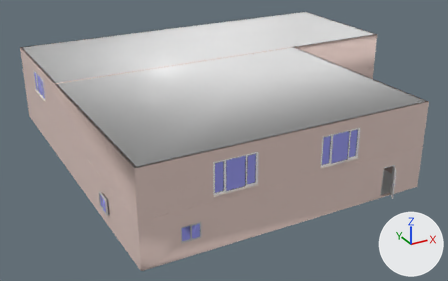
The FBX model Smartfox Metavers Client/Assets/Models/batiment 1.fbx, before and after one commit.
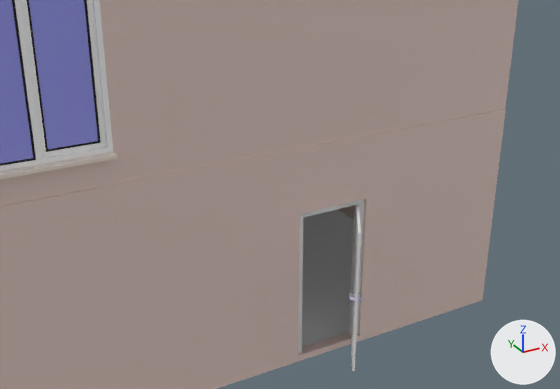
Each version is shown whole from a camera (50 mm lens) standing at (-20.29, -40.0, 19.76) and looking at (1.17, -0.99, 0.25), then close up from a camera (50 mm lens) standing at (1.46, -21.14, 6.28) and looking at (5.9, -13.06, 2.25). The axes (+X, +Y, +Z) are drawn at lower right. The lights are the same throughout. Vertices at the same position are counted once.

Script lines for the objects in view, before the commit:
```python
me_ceiling_003 = bpy.data.meshes.new('Ceiling.003')
me_ceiling_003.from_pydata(...)  # 16463 vertices, 31704 faces; spans x -10.9..18.3, y -13.4..13.4, z 0.3..6.5
me_ceiling_003.materials.append(mat_ceiling_material)  # white #e7e7e7
me_ceiling_003.materials.append(mat_floor_material)  # white #e7e7e7
me_ceiling_003.materials.append(mat_wall_material)  # white #e7cfc7
me_ceiling_003.materials.append(mat_door_material)  # white #e7e7e7
me_ceiling_003.materials.append(mat_handle_material)  # light grey #c8c4df
me_ceiling_003.materials.append(mat_stairs_material)  # white #e7e7e7
me_ceiling_003.materials.append(mat_pvc)  # white #ffffff
me_ceiling_003.materials.append(mat_plastic)  # black #000000
me_ceiling_003.materials.append(mat_glass)  # blue #9c9ef3
me_ceiling_003.materials.append(mat_marble)  # white #f3e7da
me_ceiling_003.materials.append(mat_window_material)  # light grey #cbcbcb
me_ceiling_003.materials.append(mat_glass_material)  # blue #9c9ef3
me_ceiling_003.materials.append(mat_plastic_handle_material)  # dark yellow #514f27
me_ceiling_003.materials.append(mat_sill_material)  # white #e7e7e7
ob_ceiling_001 = bpy.data.objects.new('Ceiling.001', me_ceiling_003)
ob_ceiling_001.location = (-0.138, -0.9, -0.332)
```
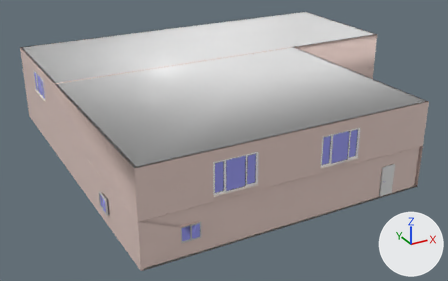
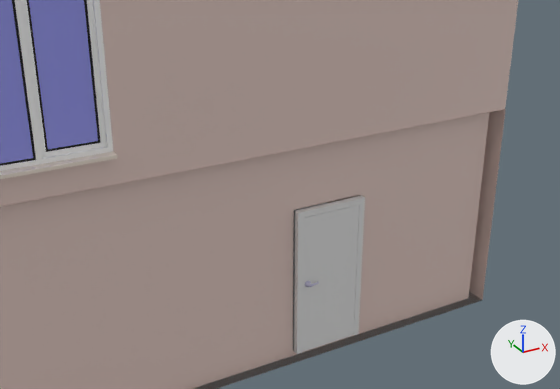
The newer file is also turned or shifted as a whole; pictures and numbers use the older file's frame.

The edits, one by one:
me_ceiling_003 is used by ob_ceiling_001; location (-0.138, -0.9, -0.332).
me_ceiling_003 had 16463 vertices, 31704 faces and spanned x -10.9..18.3, y -13.4..13.4, z 0.3..6.5.
me_ceiling_003 now has 16461 vertices, 31681 faces and spans x -10.9..18.3, y -12.8..13.4, z 0.3..6.5.
me_ceiling_003 part 1: the loose piece of 61 vertices spanning x 6.5..6.6, y -13.4..-13.2, z 1.5 is moved by (-0.4, 0.6, 0.0).
Part 2, on me_ceiling_003:
5 vertices are removed from x 6.0..7.0, y -13.4..-12.7, z 0.4..2.5.
68 faces are deleted.
5 vertices move from x 6.5..6.9, y -13.4..-12.7, z 0.4..2.4 to x 6.1..6.9, y -12.7..-12.6, z 0.4..2.4.
3 vertices are added at (6.0, -12.6, 2.5), (6.9, -12.6, 2.4), (6.1, -12.7, 0.4).
45 new faces join them, mat_door_material (white #e7e7e7).

Changed parts and their boxes [x1, y1, x2, y2] in the close-ups (560 x 389 px; the box of a moved part takes in the faces that stretch with it):
part 1 of me_ceiling_003, moved or reshaped
    before: [358, 293, 363, 301]
    after: [308, 281, 319, 287]
part 2 of me_ceiling_003, cut back
    before: [0, 109, 506, 389]
    after: [294, 195, 365, 354]
